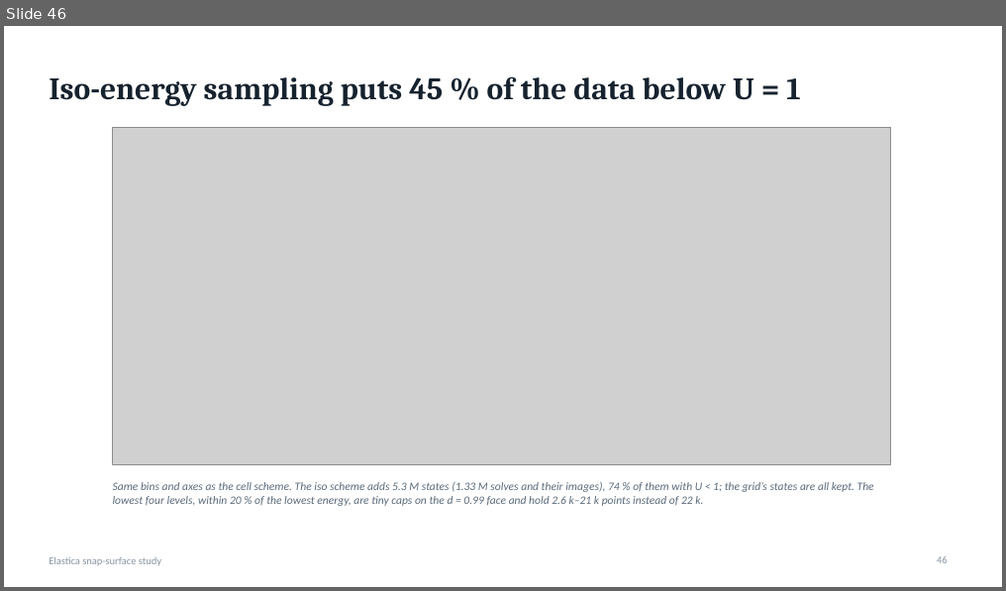
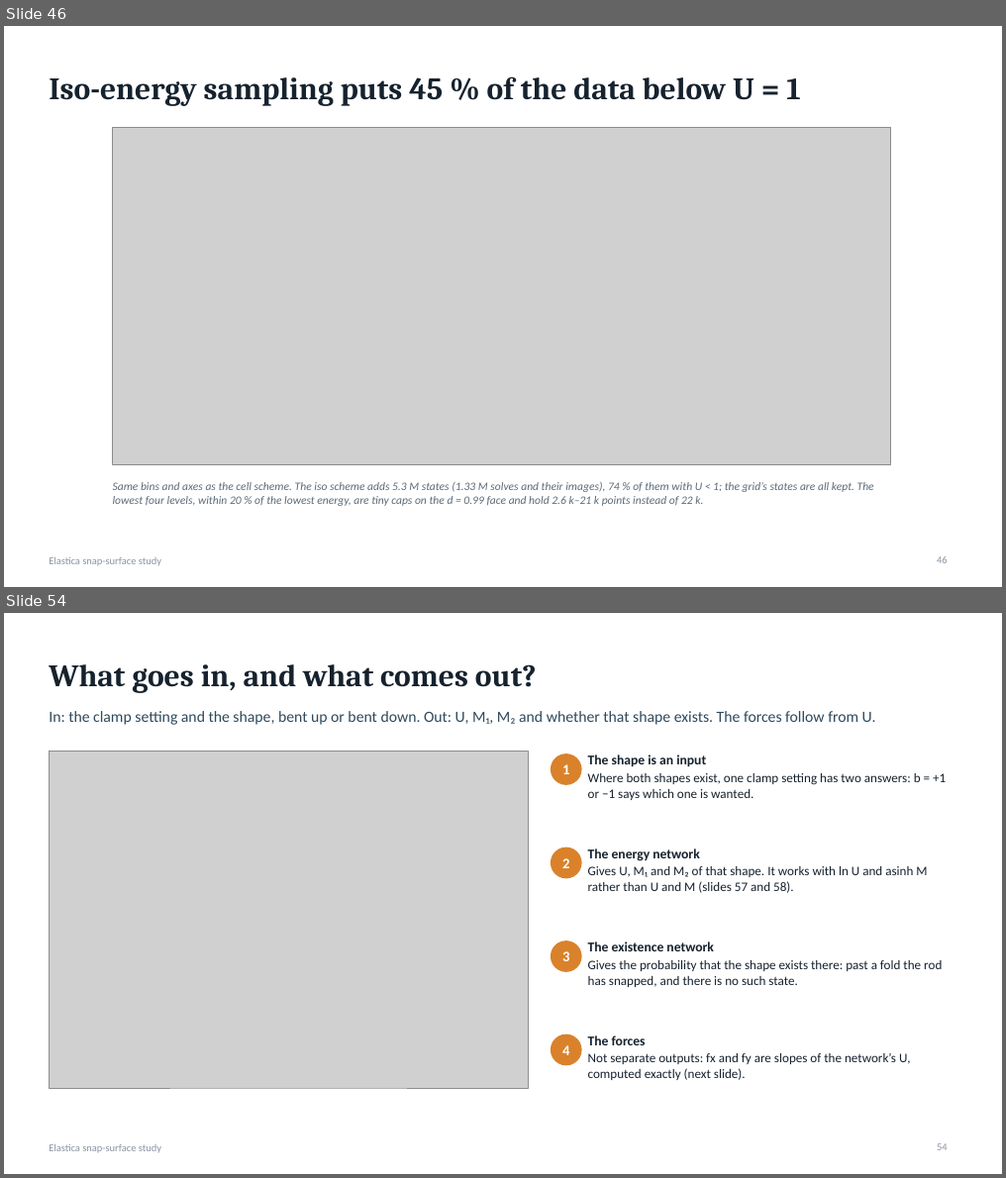
Before and after one commit to grraxx/elastica, a slide deck: presentation/elastica_snap_surface.pptx. Shown one above the other, each under a label of ours: slide 46 before the commit, slides 46 and 54 after it; the slides between them are not shown. The pictures are 1006x591 and 1006x1178 pixels, drawn with LibreOffice and Linux fonts; fonts in the diff are those of the drawing; grey boxes stand for pictures. Boxes give left, top, right and bottom in pixels: in the first picture for what was removed or moved away, otherwise in the second. Text is boxed around its words. In the diff, an @@ line names an element or a change of style, - is before the commit and + after.

```diff
--- a/presentation/elastica_snap_surface.pptx
+++ b/presentation/elastica_snap_surface.pptx
@@ slide 54 added at (x1=4, y1=613, x2=1002, y2=1174), background #FFFFFF; not listed: 1 template element that a slide beside it also shows @@
@@ title added at (x1=49, y1=664, x2=537, y2=693), 30 pt, text #16222E, bold @@
+What goes in, and what comes out?
@@ text added at (x1=49, y1=711, x2=876, y2=725), 15 pt, text #2E4A5C @@
+In: the clamp setting and the shape, bent up or bent down. Out: U, M₁, M₂ and whether that shape exists. The forces follow from U.
@@ picture added at (x1=49, y1=752, x2=528, y2=1088) @@
@@ ellipse added at (x1=550, y1=754, x2=582, y2=785), fill #D9822B, 14 pt, text #FFFFFF, bold @@
+1
@@ text added at (x1=588, y1=755, x2=945, y2=800), 12.5 pt, text #16222E @@
+The shape is an input
+Where both shapes exist, one clamp setting has two answers: b = +1 or −1 says which one is wanted.
@@ ellipse added at (x1=550, y1=848, x2=582, y2=878), fill #D9822B, 14 pt, text #FFFFFF, bold @@
+2
@@ text added at (x1=588, y1=849, x2=927, y2=893), 12.5 pt, text #16222E @@
+The energy network
+Gives U, M₁ and M₂ of that shape. It works with ln U and asinh M rather than U and M (slides 57 and 58).
@@ ellipse added at (x1=550, y1=941, x2=582, y2=972), fill #D9822B, 14 pt, text #FFFFFF, bold @@
+3
@@ text added at (x1=588, y1=942, x2=942, y2=987), 12.5 pt, text #16222E @@
+The existence network
+Gives the probability that the shape exists there: past a fold the rod has snapped, and there is no such state.
@@ ellipse added at (x1=550, y1=1035, x2=582, y2=1065), fill #D9822B, 14 pt, text #FFFFFF, bold @@
+4
@@ text added at (x1=588, y1=1036, x2=911, y2=1080), 12.5 pt, text #16222E @@
+The forces
+Not separate outputs: fx and fy are slopes of the network’s U, computed exactly (next slide).
@@ page number added at (x1=937, y1=1144, x2=947, y2=1151), 10 pt, text #8A96A3 @@
+54
```
Also in this commit, not shown: 19 other slides added, 48 other files.
